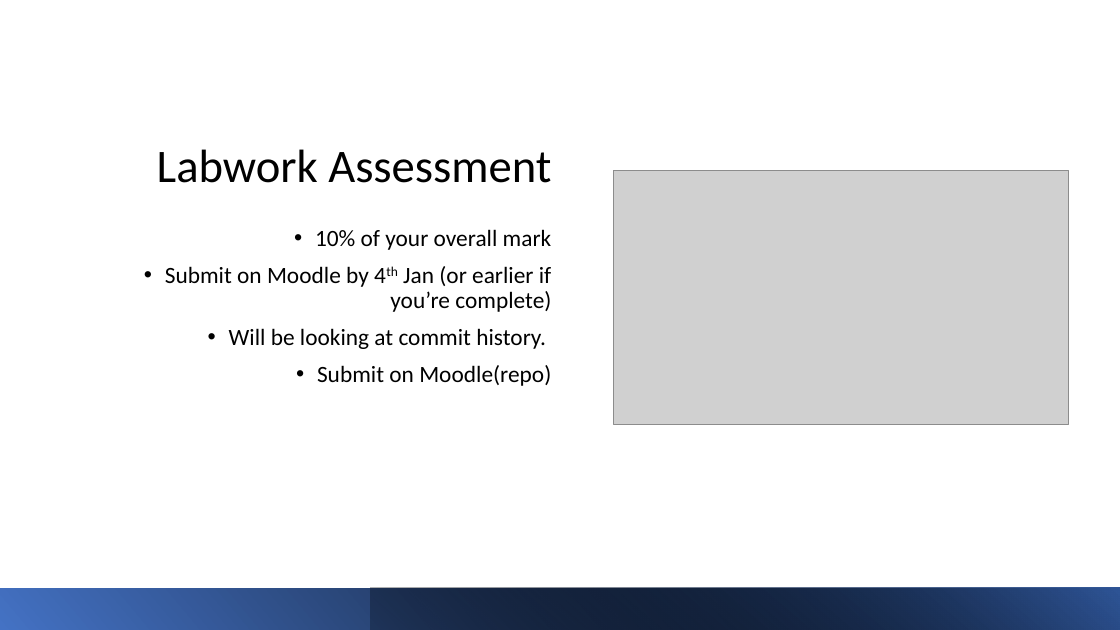
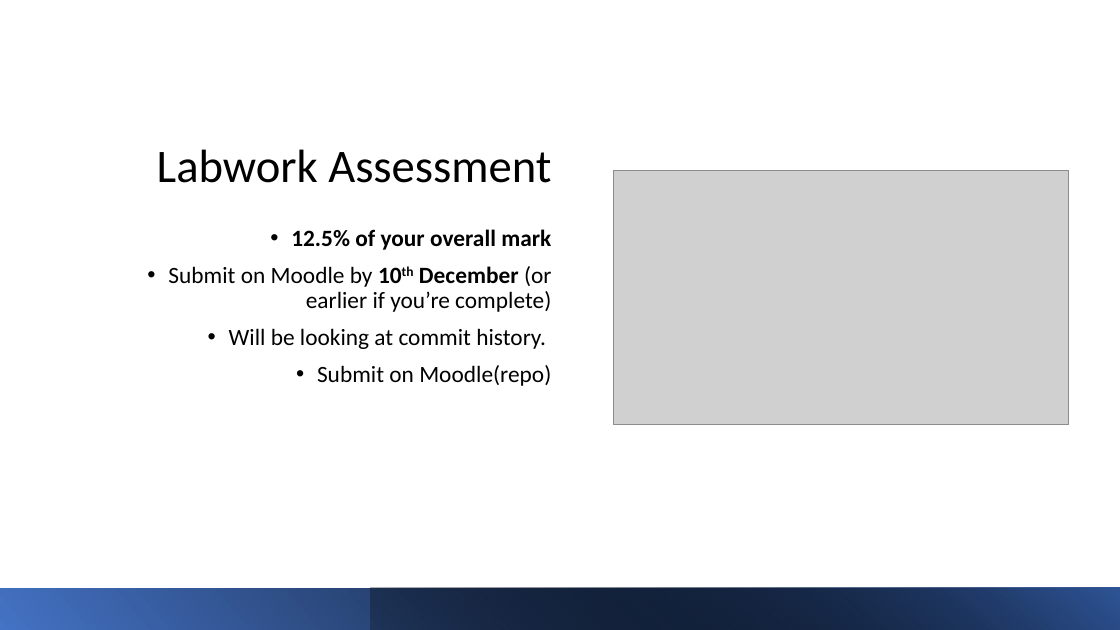
Before and after one commit to diarmuidoconnor/wad2, a slide deck: slide 9 of topic11/talk-02/Web App Dev 2.pptx. Drawn at 1120x630 pixels with LibreOffice and Linux fonts; fonts in the diff are those of the drawing; grey boxes stand for pictures. Boxes give left, top, right and bottom in pixels: in the first picture for what was removed or moved away, otherwise in the second. Text is boxed around its words. In the diff, an @@ line names an element or a change of style, - is before the commit and + after.

```diff
--- a/topic11/talk-02/Web App Dev 2.pptx
+++ b/topic11/talk-02/Web App Dev 2.pptx
@@ text at (168,229,552,312): text changed @@
-• 10% of your overall mark
-• Submit on Moodle by 4th Jan (or earlier if you’re complete)
+• 12.5% of your overall mark
+• Submit on Moodle by 10th December (or earlier if you’re complete)
```
Also in this commit, not shown: 3 other slides changed, 1 other file.
